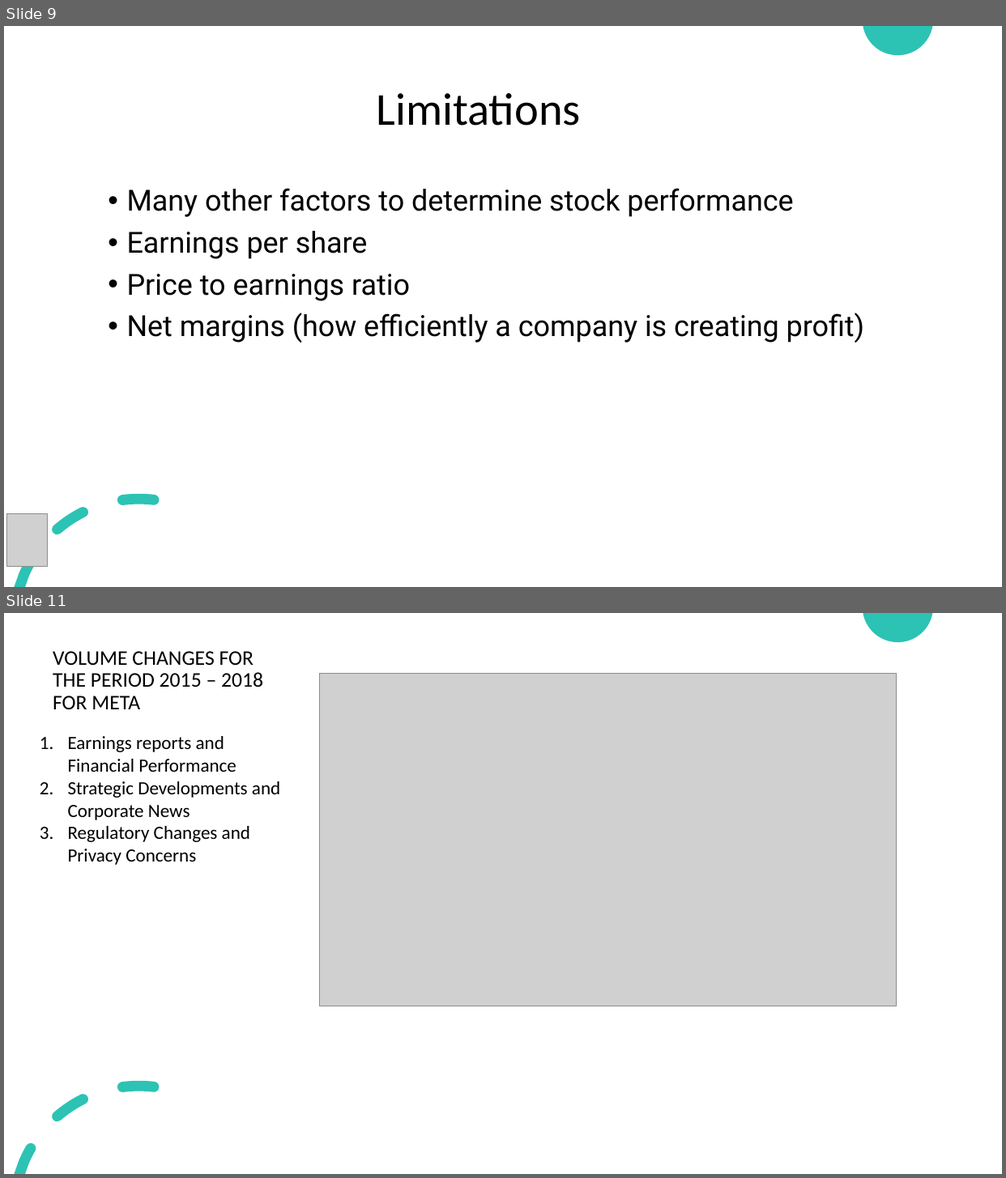
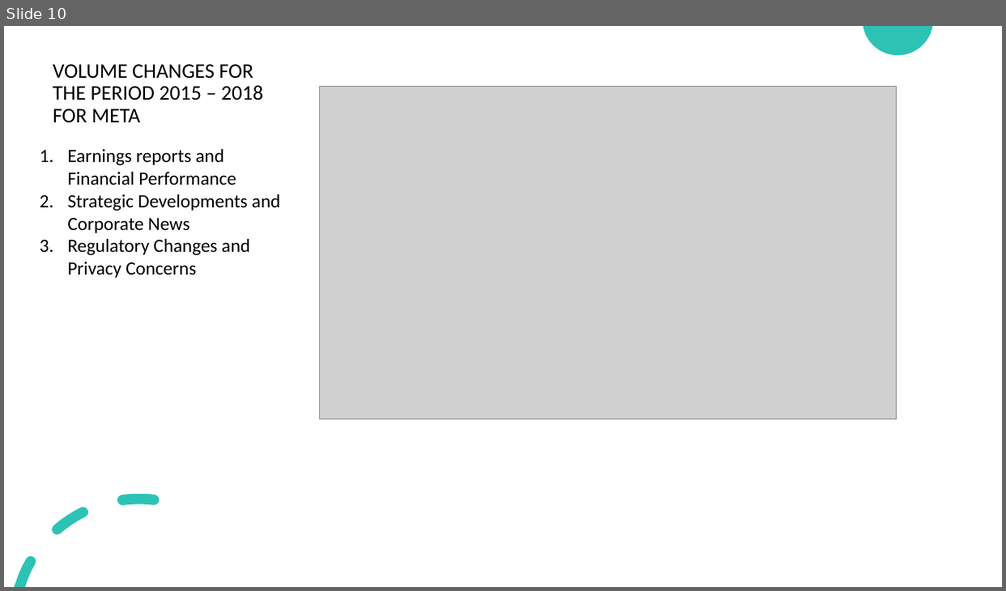
Before and after one commit to bill-leang/stock_price_visualization, a slide deck: slidedecks/Project3_Group1_Combined_SlideDeck.pptx. Shown one above the other, each under a label of ours: slides 9 and 11 before the commit, slide 10 after it; the slides between them are not shown. The pictures are 1006x1178 and 1006x591 pixels, drawn with LibreOffice and Linux fonts; fonts in the diff are those of the drawing; grey boxes stand for pictures. Boxes give left, top, right and bottom in pixels: in the first picture for what was removed or moved away, otherwise in the second. Text is boxed around its words. In the diff, an @@ line names an element or a change of style, - is before the commit and + after.

```diff
--- a/slidedecks/Project3_Group1_Combined_SlideDeck.pptx
+++ b/slidedecks/Project3_Group1_Combined_SlideDeck.pptx
@@ slide 9 removed at box(4, 26, 1002, 587), background #FFFFFF; not listed: 2 template elements that a slide beside it also shows @@
@@ title removed at box(376, 93, 580, 126) @@
-Limitations
@@ text removed at box(127, 188, 865, 343) @@
-• Many other factors to determine stock performance
-• Earnings per share
-• Price to earnings ratio
-• Net margins (how efficiently a company is creating profit)
@@ picture removed at box(6, 514, 47, 566) @@
@@ what was slide 11 is now slide 10 @@
```
Also in this commit, not shown: 2 slides changed, 1 slide added, 1 other slide removed, 2 other files.
